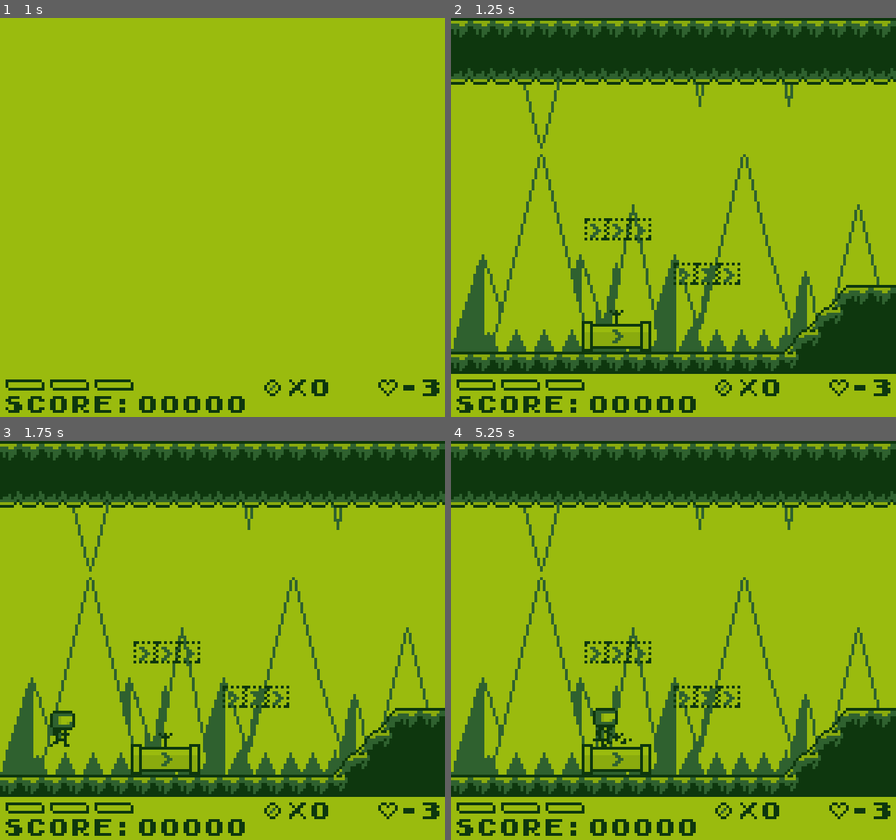
Above: before the commit, frames 1-4 (two rows, left to right).
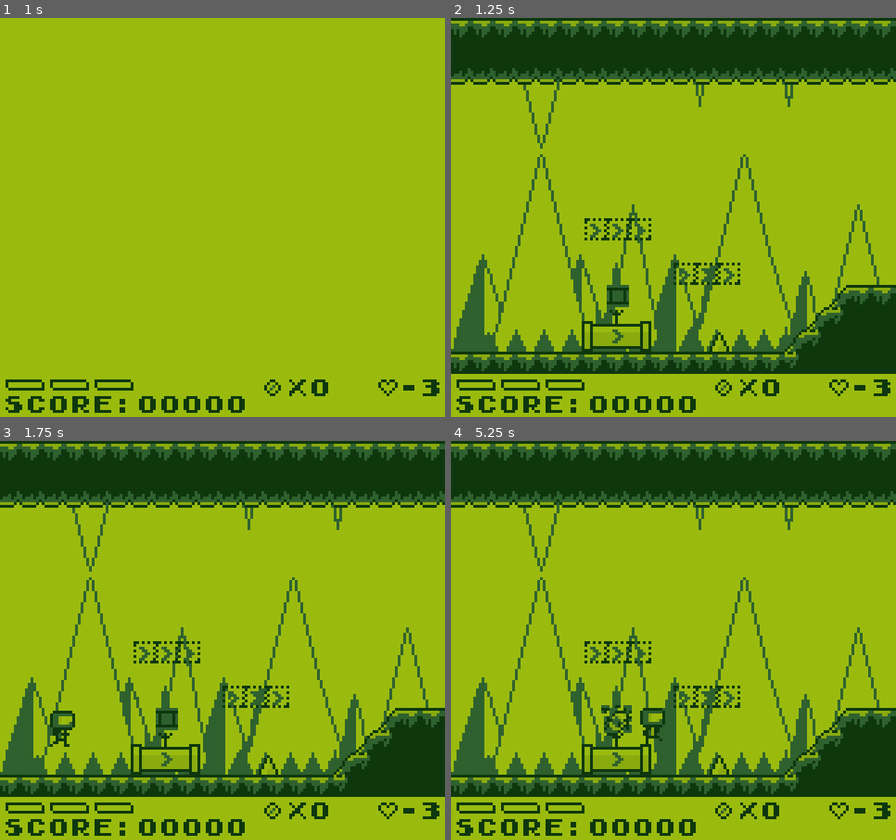
Above: after the commit, the same moments.

Repository: AlanRostem/TurboTrooper
Game: Godot game, scene res://scenes/main/Main.tscn
The game is run twice, just before and just after one commit, with the same random seed, the same clock (stepped at 60 frames per second) and the same inputs. Sound files missing from this copy of the repository are replaced by a short silence.
Inputs:
- Up to frame 1 (1 s): tap Enter (pause) at 0.5 s; hold D (move_right) from 0.53 s (still down); tap S (aim_down) at 0.6 s; tap Space (jump) at 0.77 s
- Up to frame 2 (1.25 s): keep holding D (move_right)
- Up to frame 3 (1.75 s): keep holding D (move_right); tap W (aim_up) at 1.35 s; tap Space (jump) at 1.52 s
- Up to frame 4 (5.25 s): release D (move_right) at 2.03 s; hold A (move_left) 2.03-2.78 s; tap K (fire) at 2.1, 5.1 s; hold D (move_right) 2.78-4.28 s; tap E (select) at 2.85 s; tap Space (jump) at 3.02, 3.77, 4.52 s; tap S (aim_down) at 3.6 s; hold A (move_left) 4.28-5.03 s; tap W (aim_up) at 4.35 s; hold D (move_right) from 5.03 s (still down)

Frame 1 is identical in both runs. In frame 2, 0.3% of the frame differs, in the area x 35-63%, y 66-84%; in frame 3, 0.3%; in frame 4, 1.0%, in the area x 31-63%, y 66-84%.

Commit message:
systemized

Diff:
--- a/project/project.godot
+++ b/project/project.godot
@@ -18,6 +18,11 @@
 "class": "GameWorld",
 "language": "GDScript",
 "path": "res://scenes/game/world/GameWorld.gd"
+}, {
+"base": "Node",
+"class": "GeometryNode",
+"language": "GDScript",
+"path": "res://scenes/game/world/environment/GeometryNode.gd"
 }, {
 "base": "Node",
 "class": "HealthComponent",
@@ -57,6 +62,7 @@
 _global_script_class_icons={
 "Enemy": "",
 "GameWorld": "",
+"GeometryNode": "",
 "HealthComponent": "",
 "HitBox": "",
 "LaunchPad": "",
--- a/project/scenes/game/level/levels/FirstLevel.tscn
+++ b/project/scenes/game/level/levels/FirstLevel.tscn
@@ -1,10 +1,12 @@
-[gd_scene load_steps=7 format=2]
+[gd_scene load_steps=9 format=2]
 
 [ext_resource path="res://scenes/game/world/environment/LaunchPad.tscn" type="PackedScene" id=1]
 [ext_resource path="res://scenes/game/level/level_types/BombLevel.tscn" type="PackedScene" id=2]
+[ext_resource path="res://scenes/game/world/environment/hazards/SpikeHazard.tscn" type="PackedScene" id=3]
 [ext_resource path="res://scenes/game/world/entity/entities/enemy/boom_crawler/BoomCrawler.tscn" type="PackedScene" id=4]
 [ext_resource path="res://scenes/game/world/structure/speed_pipe/SpeedPipeArea.tscn" type="PackedScene" id=5]
 [ext_resource path="res://scenes/game/world/structure/speed_pipe/SpeedBlock.tscn" type="PackedScene" id=6]
+[ext_resource path="res://scenes/game/world/structure/destructible/BlasterCrate.tscn" type="PackedScene" id=7]
 
 [sub_resource type="RectangleShape2D" id=1]
 extents = Vector2( 36, 8 )
@@ -45,6 +47,12 @@
 [node name="SpeedPipeArea" parent="GameWorld/Geometry" index="10" instance=ExtResource( 5 )]
 position = Vector2( 60, 112 )
 
+[node name="SpikeHazard" parent="GameWorld/Geometry" index="11" instance=ExtResource( 3 )]
+position = Vector2( 96, 116 )
+
+[node name="BlasterCrate" parent="GameWorld/Geometry" index="12" instance=ExtResource( 7 )]
+position = Vector2( 60, 100 )
+
 [node name="BoomCrawler" parent="GameWorld/EntityPool" index="1" instance=ExtResource( 4 )]
 position = Vector2( 560, 112 )
 
@@ -53,9 +61,7 @@
 
 [node name="ArrowSprite" parent="GameWorld/EscapeArea" index="2"]
 position = Vector2( 8, 40 )
-
-[node name="ArrowSprite" parent="GameWorld/SecretEscapePoint" index="1"]
-frame = 0
+frame = 1
 
 [node name="CheckPoint" parent="." index="2"]
 position = Vector2( 810, 108 )
--- /dev/null
+++ b/project/scenes/game/world/environment/GeometryNode.gd
@@ -0,0 +1,2 @@
+extends Node
+class_name GeometryNode
--- a/project/scenes/game/world/environment/LaunchPad.tscn
+++ b/project/scenes/game/world/environment/LaunchPad.tscn
@@ -1,8 +1,9 @@
-[gd_scene load_steps=11 format=2]
+[gd_scene load_steps=12 format=2]
 
 [ext_resource path="res://scenes/game/world/environment/LaunchPad.gd" type="Script" id=1]
 [ext_resource path="res://assets/sprites/prop/launch_pad.png" type="Texture" id=2]
 [ext_resource path="res://assets/audio/sfx/world/launch_pad/launch_pad_eject.wav" type="AudioStream" id=3]
+[ext_resource path="res://scenes/game/world/environment/GeometryNode.gd" type="Script" id=4]
 
 [sub_resource type="AtlasTexture" id=1]
 atlas = ExtResource( 2 )
@@ -35,21 +36,24 @@
 [sub_resource type="RectangleShape2D" id=7]
 extents = Vector2( 5, 5 )
 
-[node name="LaunchPad" type="Area2D"]
+[node name="LaunchPad" type="Node2D"]
+script = ExtResource( 4 )
+
+[node name="Area2D" type="Area2D" parent="."]
 collision_layer = 0
 collision_mask = 4
 script = ExtResource( 1 )
 
-[node name="AnimatedSprite" type="AnimatedSprite" parent="."]
+[node name="AnimatedSprite" type="AnimatedSprite" parent="Area2D"]
 frames = SubResource( 6 )
-frame = 4
+frame = 2
 playing = true
 
-[node name="CollisionShape2D" type="CollisionShape2D" parent="."]
+[node name="CollisionShape2D" type="CollisionShape2D" parent="Area2D"]
 position = Vector2( 0, 3 )
 shape = SubResource( 7 )
 
-[node name="EjectSound" type="AudioStreamPlayer" parent="."]
+[node name="EjectSound" type="AudioStreamPlayer" parent="Area2D"]
 stream = ExtResource( 3 )
 
-[connection signal="body_entered" from="." to="." method="_on_LaunchPad_body_entered"]
+[connection signal="body_entered" from="Area2D" to="Area2D" method="_on_LaunchPad_body_entered"]
--- a/project/scenes/game/world/environment/hazards/SpikeHazard.gd
+++ b/project/scenes/game/world/environment/hazards/SpikeHazard.gd
@@ -1,4 +1,4 @@
-extends Node2D
+extends "res://scenes/game/world/environment/GeometryNode.gd"
 
 onready var __out_hit_box = $OutHitBox
 
--- a/project/scenes/game/world/structure/speed_pipe/SpeedBlock.gd
+++ b/project/scenes/game/world/structure/speed_pipe/SpeedBlock.gd
@@ -1,4 +1,4 @@
-extends StaticBody2D
+extends "res://scenes/game/world/structure/Structure.gd"
 
 
 onready var __sprite = $AnimatedSprite
--- a/project/scenes/game/world/structure/speed_pipe/SpeedBlock.tscn
+++ b/project/scenes/game/world/structure/speed_pipe/SpeedBlock.tscn
@@ -5,29 +5,29 @@
 
 [sub_resource type="AtlasTexture" id=1]
 atlas = ExtResource( 1 )
-region = Rect2( 8, 0, 8, 8 )
+region = Rect2( 0, 0, 8, 8 )
 
 [sub_resource type="AtlasTexture" id=2]
 atlas = ExtResource( 1 )
-region = Rect2( 0, 0, 8, 8 )
+region = Rect2( 8, 0, 8, 8 )
 
 [sub_resource type="SpriteFrames" id=3]
 animations = [ {
 "frames": [ SubResource( 1 ) ],
 "loop": true,
-"name": "on",
+"name": "off",
 "speed": 5.0
 }, {
 "frames": [ SubResource( 2 ) ],
 "loop": true,
-"name": "off",
+"name": "on",
 "speed": 5.0
 } ]
 
 [sub_resource type="RectangleShape2D" id=4]
 extents = Vector2( 4, 4 )
 
-[node name="SpeedBlock" type="StaticBody2D" groups=[
+[node name="StaticBody2D" type="StaticBody2D" groups=[
 "speed_block",
 ]]
 collision_mask = 0
--- a/project/scenes/game/world/structure/speed_pipe/SpeedPipeArea.gd
+++ b/project/scenes/game/world/structure/speed_pipe/SpeedPipeArea.gd
@@ -1,4 +1,4 @@
-extends Node2D
+extends "res://scenes/game/world/environment/GeometryNode.gd"
 
 func _on_PlayerDetectionArea_body_entered(player):
 	player.visible = false
